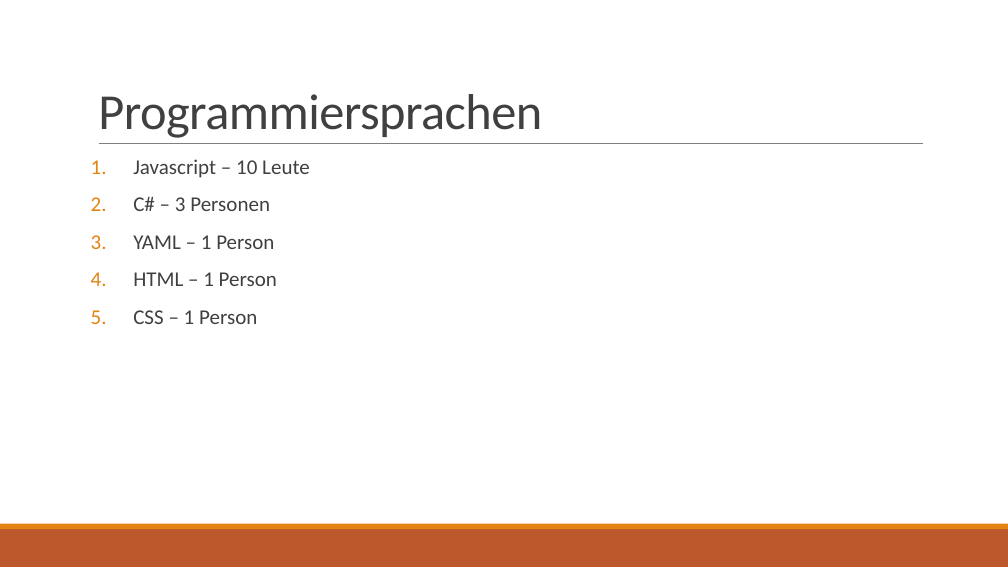
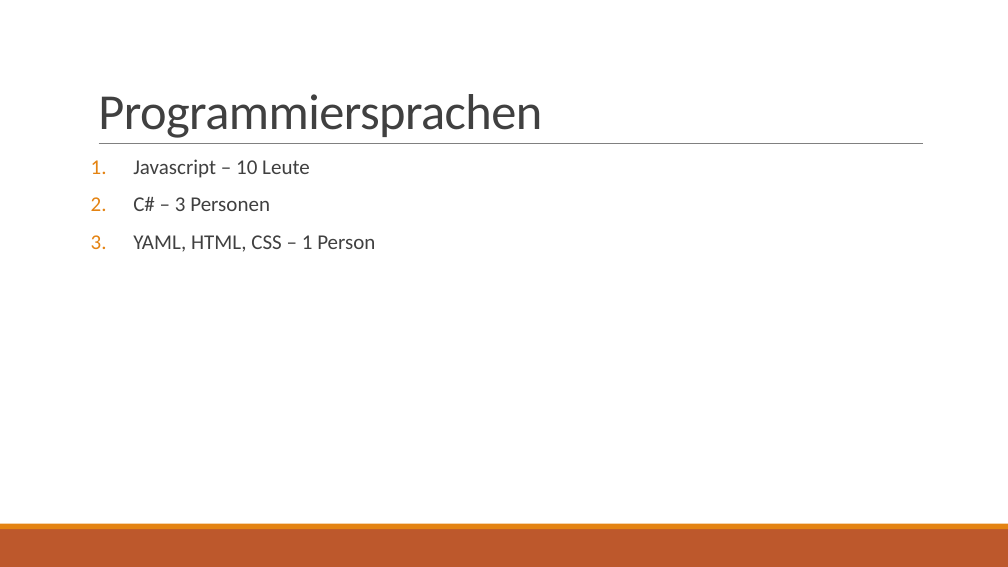
Before and after one commit to Fabian-Hu/Semester4, a slide deck: slide 2 of Sonstiges/LUDO.pptx. Drawn at 1008x567 pixels with LibreOffice and Linux fonts; fonts in the diff are those of the drawing. Boxes give left, top, right and bottom in pixels: in the first picture for what was removed or moved away, otherwise in the second. Text is boxed around its words. In the diff, an @@ line names an element or a change of style, - is before the commit and + after.

```diff
--- a/Sonstiges/LUDO.pptx
+++ b/Sonstiges/LUDO.pptx
@@ text at (x1=133, y1=235, x2=375, y2=252): text changed @@
-3. YAML – 1 Person
-4. HTML – 1 Person
-5. CSS – 1 Person
+3. YAML, HTML, CSS – 1 Person
```
Also in this commit, not shown: 1 other slide changed, 4 other files.
